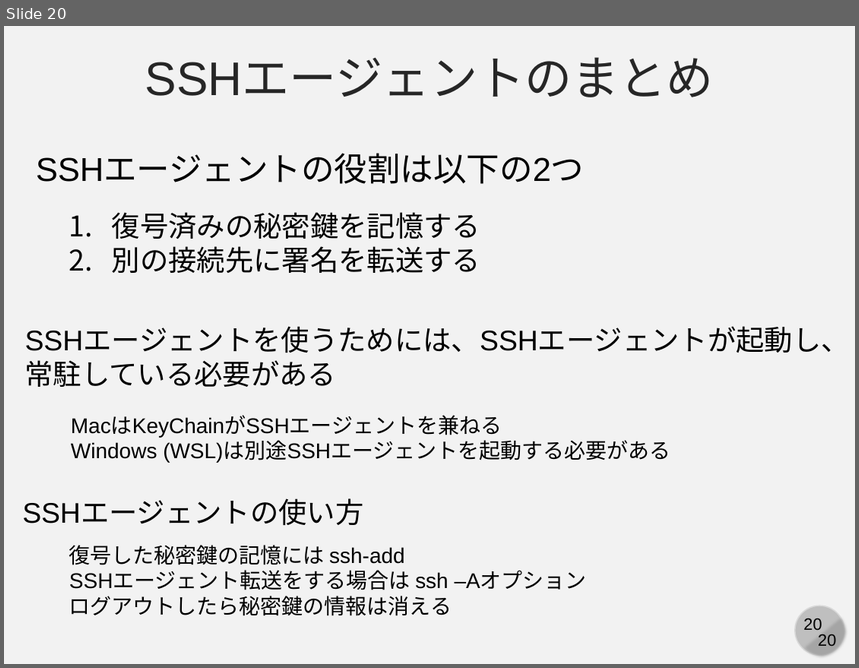
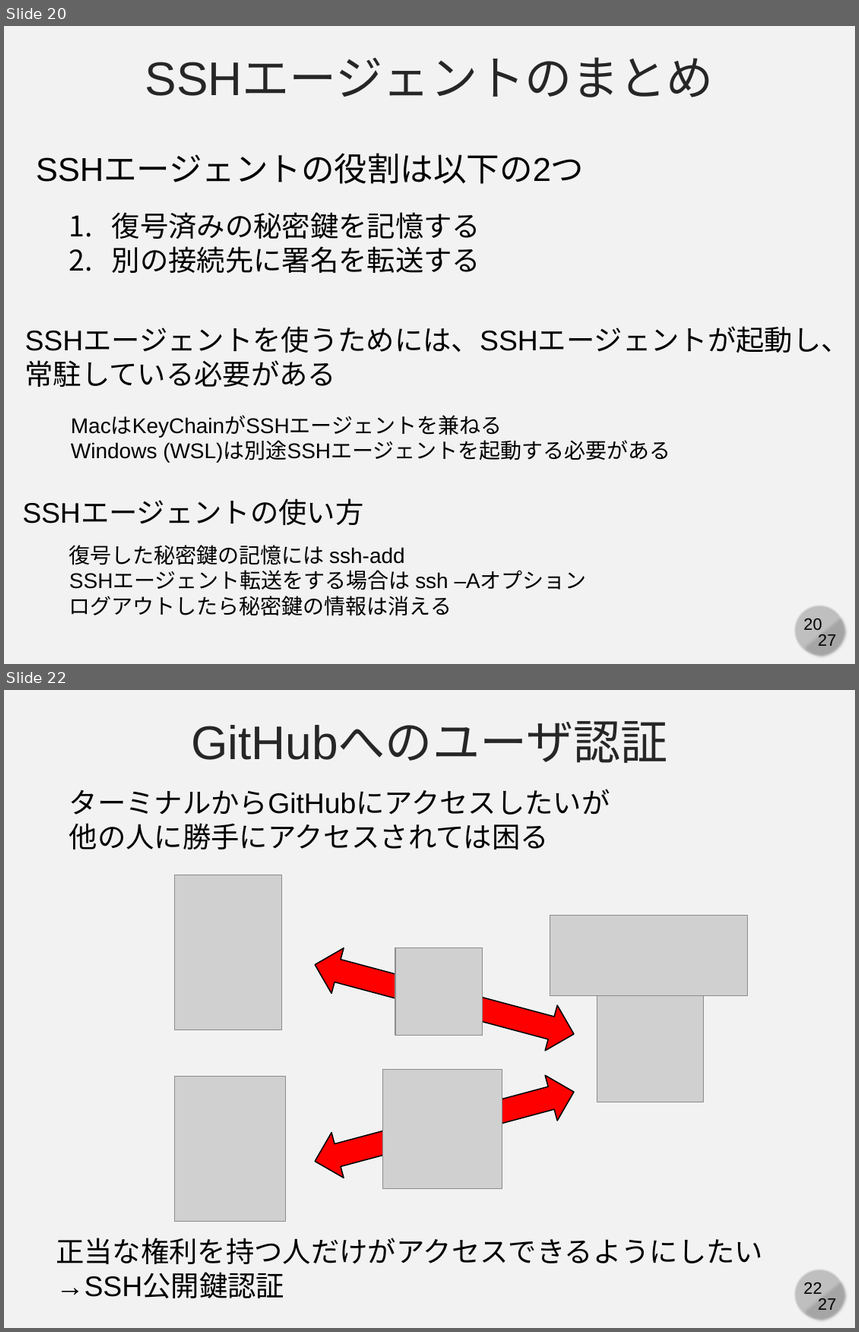
Before and after one commit to cpss2026-git/cpss2026-git.github.io, a slide deck: 02-lecture-git-advanced/slides/02-b-ssh.pptx. Shown one above the other, each under a label of ours: slide 20 before the commit, slides 20 and 22 after it; the slides between them are not shown. The pictures are 859x668 and 859x1332 pixels, drawn with LibreOffice and Linux fonts; fonts in the diff are those of the drawing; grey boxes stand for pictures. Boxes give left, top, right and bottom in pixels: in the first picture for what was removed or moved away, otherwise in the second. Text is boxed around its words. In the diff, an @@ line names an element or a change of style, - is before the commit and + after.

```diff
--- a/02-lecture-git-advanced/slides/02-b-ssh.pptx
+++ b/02-lecture-git-advanced/slides/02-b-ssh.pptx
@@ slide 22 added at [4,690,855,1328], background #F2F2F2; not listed: 4 template elements that a slide beside it also shows @@
@@ text added at [191,721,667,763], 40 pt, text #262626 @@
+GitHubへのユーザ認証
@@ text added at [69,789,610,850], 24 pt, text #000000 @@
+ターミナルからGitHubにアクセスしたいが
+他の人に勝手にアクセスされては困る
@@ picture added at [175,875,282,1030] @@
@@ picture added at [550,916,748,996] @@
@@ left right arrow added at [309,942,580,1057], fill #FF0000, outline #000000 1 pt @@
@@ picture added at [395,948,482,1035] @@
@@ picture added at [598,996,704,1102] @@
@@ picture added at [175,1076,286,1222] @@
@@ left right arrow added at [309,1070,580,1185], fill #FF0000, outline #000000 1 pt @@
@@ picture added at [382,1070,502,1189] @@
@@ text added at [56,1238,763,1299], 24 pt, text #000000 @@
+正当な権利を持つ人だけがアクセスできるようにしたい
+→SSH公開鍵認証
@@ slide 20 changed as well @@
@@ text at [818,635,836,646]: text changed @@
-20
+27
```
Also in this commit, not shown: 19 other slides changed, 6 other slides added, 1 other file.
